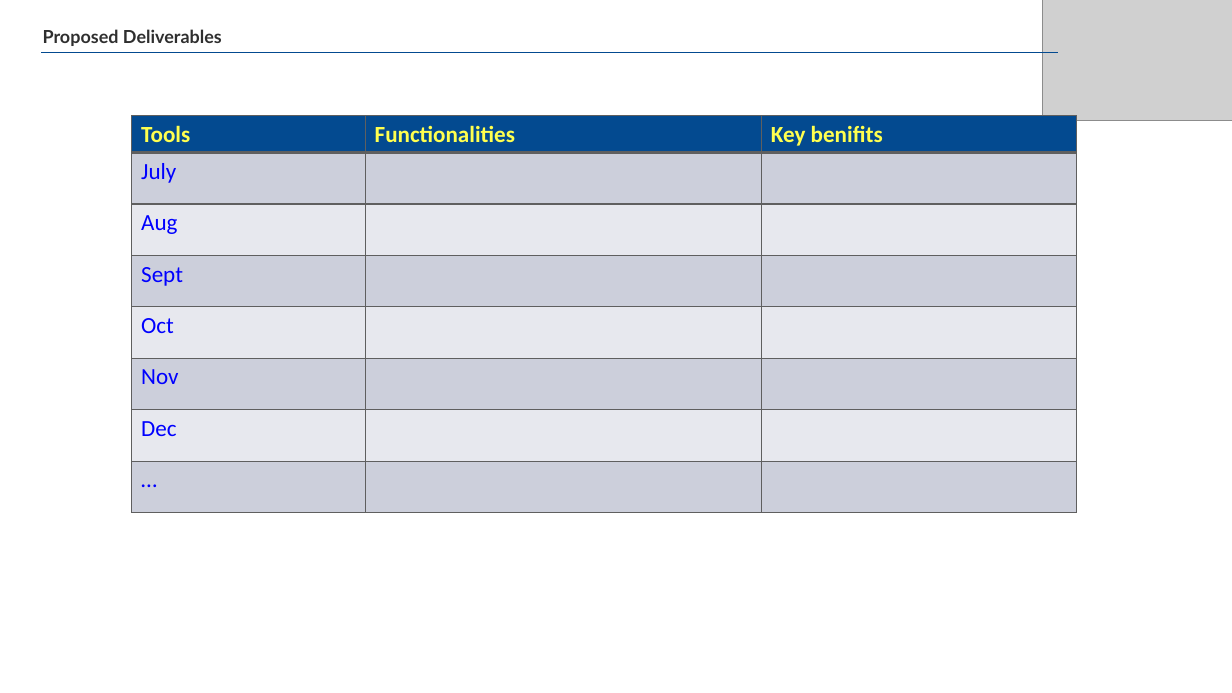
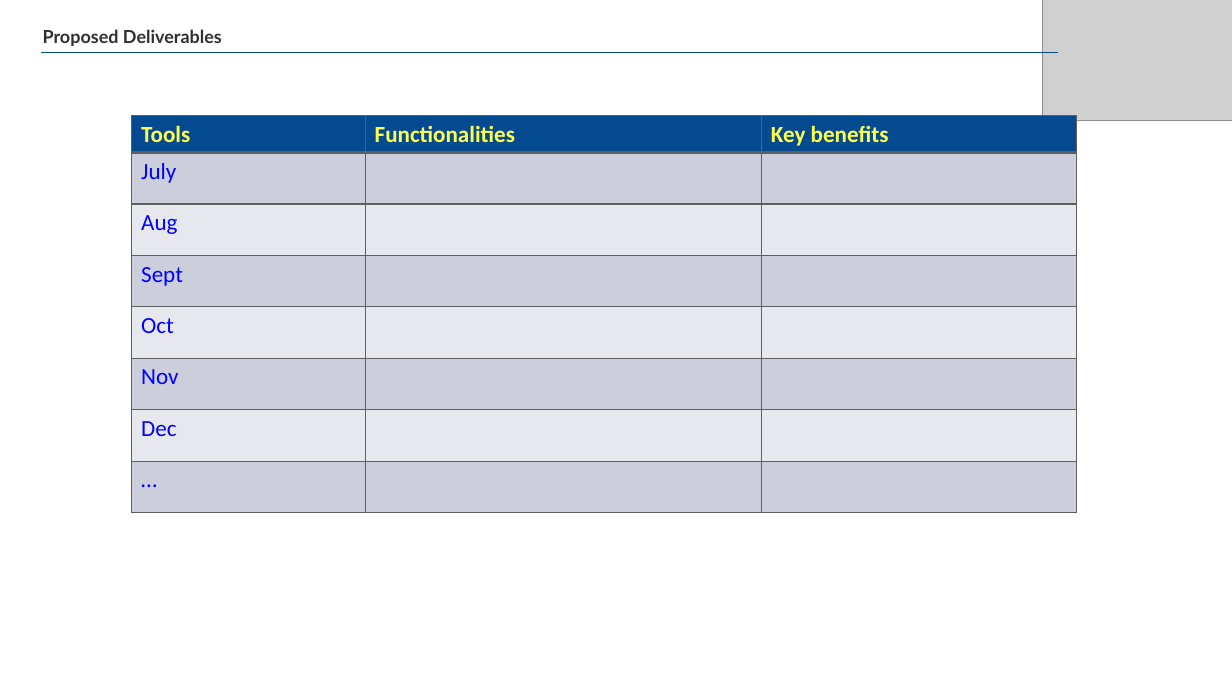
Before and after one commit to Nicholas3120/CSI-modelling-tool, a slide deck: slide 5 of Innovation Proposal Submisison.pptx. Drawn at 1232x693 pixels with LibreOffice and Linux fonts; fonts in the diff are those of the drawing; grey boxes stand for pictures. Boxes give left, top, right and bottom in pixels: in the first picture for what was removed or moved away, otherwise in the second. Text is boxed around its words. In the diff, an @@ line names an element or a change of style, - is before the commit and + after.

```diff
--- a/Innovation Proposal Submisison.pptx
+++ b/Innovation Proposal Submisison.pptx
@@ table at [132, 116, 1078, 513] @@
-row 1, column 3: Key benifits
+row 1, column 3: Key benefits
```
Also in this commit, not shown: 12 other files.
